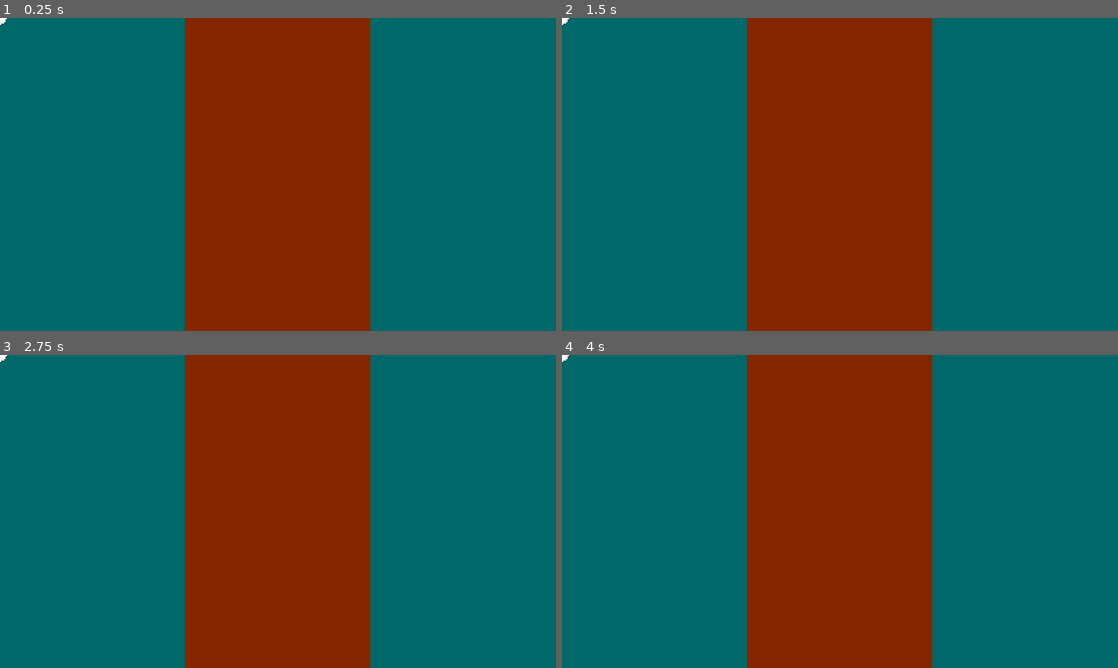
Above: before the commit, frames 1-4 (two rows, left to right).
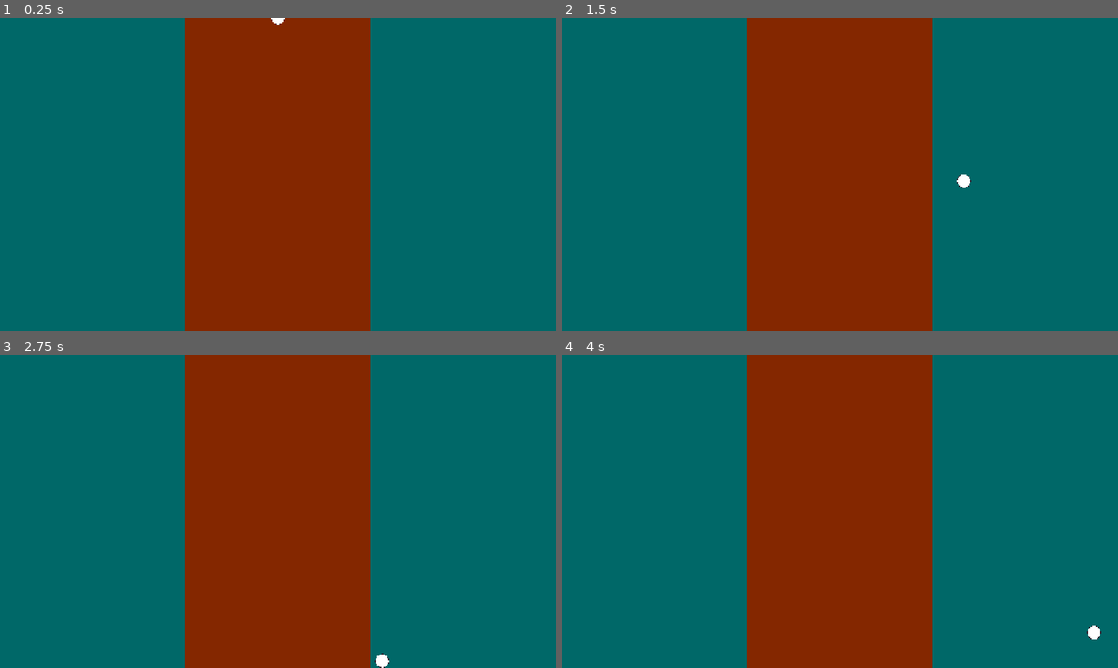
Above: after the commit, the same moments.

Repository: BenjaminVincent/jam-2
Game: Godot game, scene res://scenes/game.tscn
The game is run twice, just before and just after one commit, with the same random seed, the same clock (stepped at 60 frames per second) and the same inputs.
Inputs:
- Up to frame 1 (0.25 s): no input
- Up to frame 2 (1.5 s): tap Enter (ui_accept) at 0.5, 0.77, 0.8, 1.07, 1.35 s; hold Right (ui_right) from 0.53 s (still down); tap Space (LAUNCH, bound only after the commit) at 0.6 s
- Up to frame 3 (2.75 s): tap Enter (ui_accept) at 1.52, 1.82, 2.3 s; tap Space (LAUNCH, bound only after the commit) at 1.55, 2.1 s; release Right (ui_right) at 2.03 s; hold Left (ui_left) from 2.03 s (still down)
- Up to frame 4 (4 s): release Left (ui_left) at 2.78 s; hold Right (ui_right) from 2.78 s (still down); tap Space (LAUNCH, bound only after the commit) at 2.85 s; tap Enter (ui_accept) at 3.02, 3.32, 3.6, 3.77 s

The runs differ from the first frame. In frame 1, less than 0.1% of the frame differs, in the area x 0-52%, y 0-3%; in frame 2, 0.1%; in frame 3, 0.1%; in frame 4, 0.1%, in the area x 0-97%, y 0-91%.

Commit message:
added floor with collision

Diff:
--- a/project.godot
+++ b/project.godot
@@ -30,6 +30,12 @@
 "events": [Object(InputEventKey,"resource_local_to_scene":false,"resource_name":"","device":-1,"window_id":0,"alt_press …(192 unchanged characters)…
 ]
 }
+LAUNCH={
+"deadzone": 0.2,
+"events": [Object(InputEventKey,"resource_local_to_scene":false,"resource_name":"","device":-1,"window_id":0,"alt_pressed":false,"shift_pressed":false,"ctrl_pressed":false,"meta_pressed":false,"pressed":false,"keycode":0,"physical_keycode":32,"key_label":0,"unicode":32,"location":0,"echo":false,"script":null)
+, Object(InputEventMouseButton,"resource_local_to_scene":false,"resource_name":"","device":-1,"window_id":0,"alt_pressed":false,"shift_pressed":false,"ctrl_pressed":false,"meta_pressed":false,"button_mask":1,"position":Vector2(106, 16),"global_position":Vector2(115, 64),"factor":1.0,"button_index":1,"canceled":false,"pressed":true,"double_click":false,"script":null)
+]
+}
 
 [physics]
 
--- /dev/null
+++ b/scenes/boundary.tscn
@@ -0,0 +1,8 @@
+[gd_scene format=3 uid="uid://drelbun12h8vq"]
+
+[sub_resource type="WorldBoundaryShape2D" id="WorldBoundaryShape2D_o0ibr"]
+
+[node name="Node2D" type="StaticBody2D" unique_id=2131543913]
+
+[node name="CollisionShape2D" type="CollisionShape2D" parent="." unique_id=1304965326]
+shape = SubResource("WorldBoundaryShape2D_o0ibr")
--- a/scenes/game.tscn
+++ b/scenes/game.tscn
@@ -2,6 +2,7 @@
 
 [ext_resource type="Script" uid="uid://hxq4slg6yl3x" path="res://scripts/game.gd" id="1_uwrxv"]
 [ext_resource type="PackedScene" uid="uid://cpsk4h6cmib0x" path="res://scenes/player.tscn" id="2_yqjtg"]
+[ext_resource type="PackedScene" uid="uid://drelbun12h8vq" path="res://scenes/boundary.tscn" id="3_lnu2h"]
 
 [node name="Game" type="Node2D" unique_id=1624841179]
 script = ExtResource("1_uwrxv")
@@ -18,3 +19,6 @@
 color = Color(0.5186603, 0.1540255, 0, 1)
 
 [node name="Player" parent="." unique_id=1140346773 instance=ExtResource("2_yqjtg")]
+
+[node name="Node2D" parent="." unique_id=311574153 instance=ExtResource("3_lnu2h")]
+position = Vector2(0, 720)
--- a/scenes/player.tscn
+++ b/scenes/player.tscn
@@ -1,11 +1,13 @@
 [gd_scene format=3 uid="uid://cpsk4h6cmib0x"]
 
+[ext_resource type="Script" uid="uid://bmicbe2mqnbdl" path="res://scripts/player.gd" id="1_g2els"]
 [ext_resource type="Texture2D" uid="uid://81jepktn8q38" path="res://assets/ball.png" id="1_wtcfe"]
 
 [sub_resource type="CircleShape2D" id="CircleShape2D_3vyb7"]
 radius = 16.0
 
 [node name="Player" type="CharacterBody2D" unique_id=1140346773]
+script = ExtResource("1_g2els")
 
 [node name="Sprite2D" type="Sprite2D" parent="." unique_id=286204574]
 texture = ExtResource("1_wtcfe")
--- /dev/null
+++ b/scripts/player.gd
@@ -0,0 +1,35 @@
+extends CharacterBody2D
+
+
+const SPEED = 300.0
+const JUMP_VELOCITY = -400.0
+
+var launched: bool = false
+
+func _ready() -> void:
+	print("player is ready")
+	position.x = get_viewport_rect().size.x / 2.0
+
+
+
+func _physics_process(delta: float) -> void:
+
+	if not is_on_floor() and launched:
+		velocity += get_gravity() * delta
+
+	if Input.is_action_just_pressed("ui_accept") and is_on_floor():
+		velocity.y = JUMP_VELOCITY
+
+	var direction := Input.get_axis("ui_left", "ui_right")
+	if direction:
+		velocity.x = direction * SPEED
+	else:
+		velocity.x = move_toward(velocity.x, 0, SPEED)
+
+	move_and_slide()
+
+
+
+func _process(_delta: float) -> void:
+	if Input.is_action_just_pressed("LAUNCH"):
+		launched = true
Not shown, added: scripts/player.gd.uid
